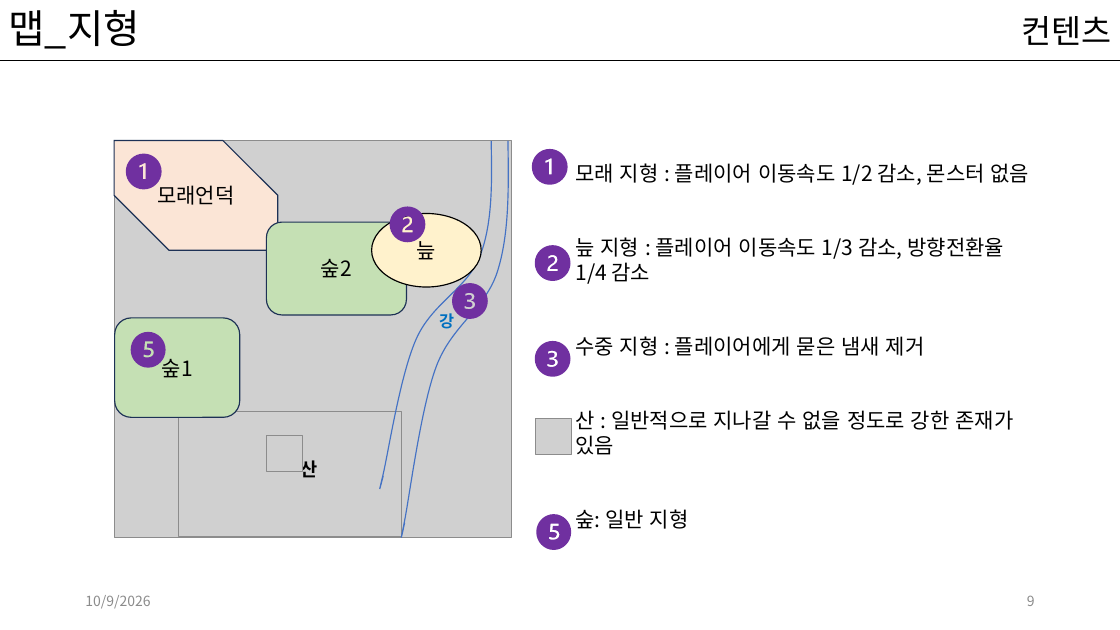
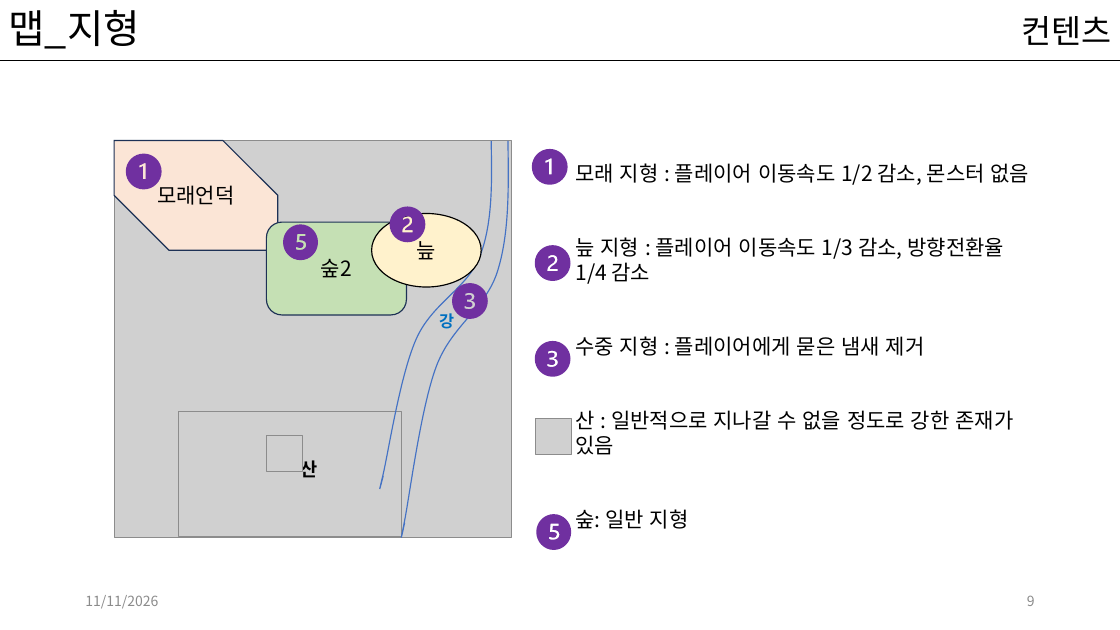
Before and after one commit to kwakyerin/2026_Graduation_Project, a slide deck: slide 9 of documents/HyunahKwon/01_works/01_designing/01_for_teammates/프로토타입_기획.pptx. Drawn at 1120x630 pixels with LibreOffice and Linux fonts; fonts in the diff are those of the drawing; grey boxes stand for pictures. Boxes give left, top, right and bottom in pixels: in the first picture for what was removed or moved away, otherwise in the second. Text is boxed around its words. In the diff, an @@ line names an element or a change of style, - is before the commit and + after.

```diff
--- a/documents/HyunahKwon/01_works/01_designing/01_for_teammates/프로토타입_기획.pptx
+++ b/documents/HyunahKwon/01_works/01_designing/01_for_teammates/프로토타입_기획.pptx
@@ freeform shape: place and size @@
-freeform shape at (131,332,166,368)
+freeform shape at (283,224,318,260)
@@ rounded rectangle removed at (115,318,240,417) @@
-숲1
@@ text at (85,595,158,609): text changed @@
-10/9/2026
+11/11/2026
```
Also in this commit, not shown: 34 other slides changed, 5 other files.
